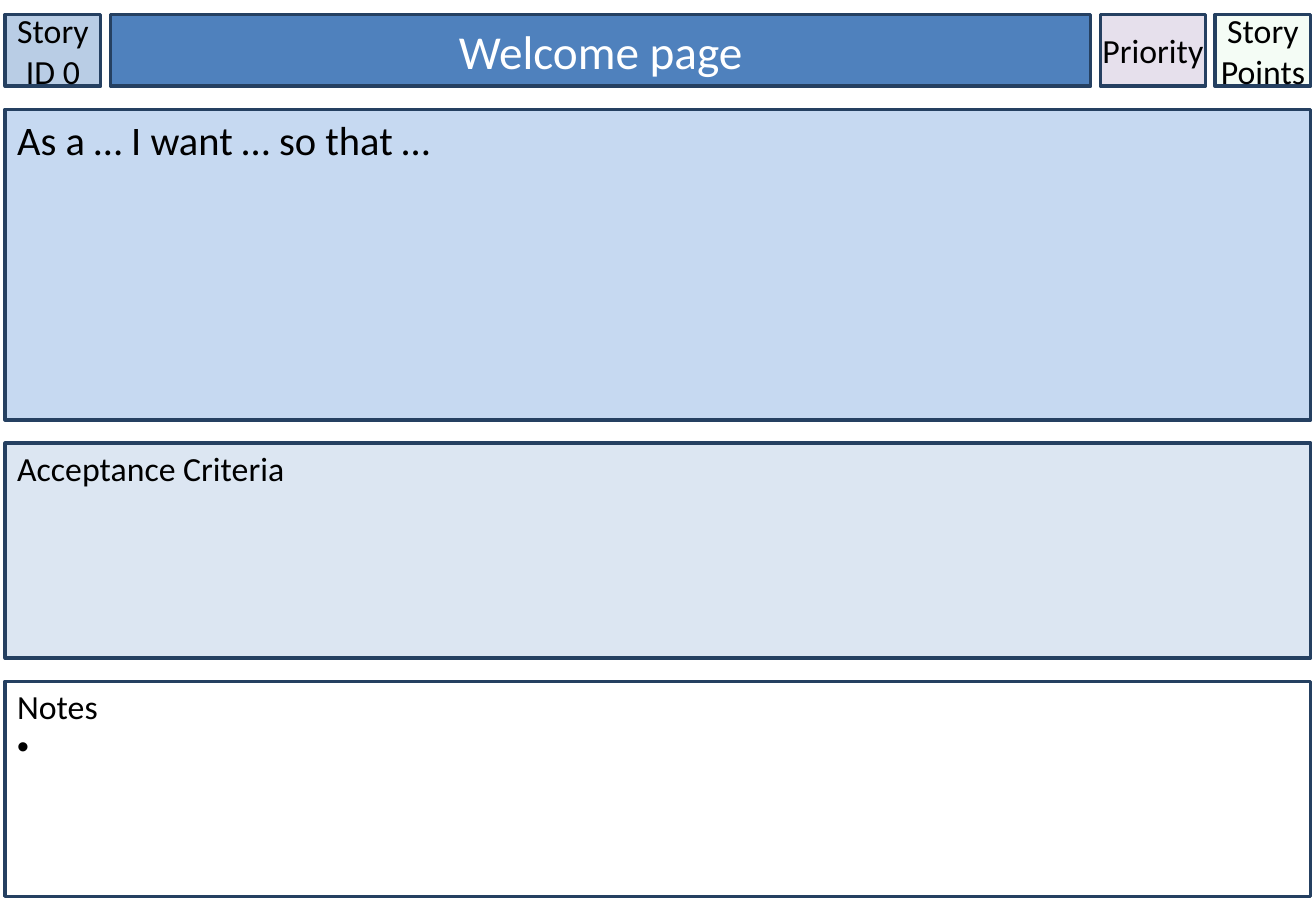
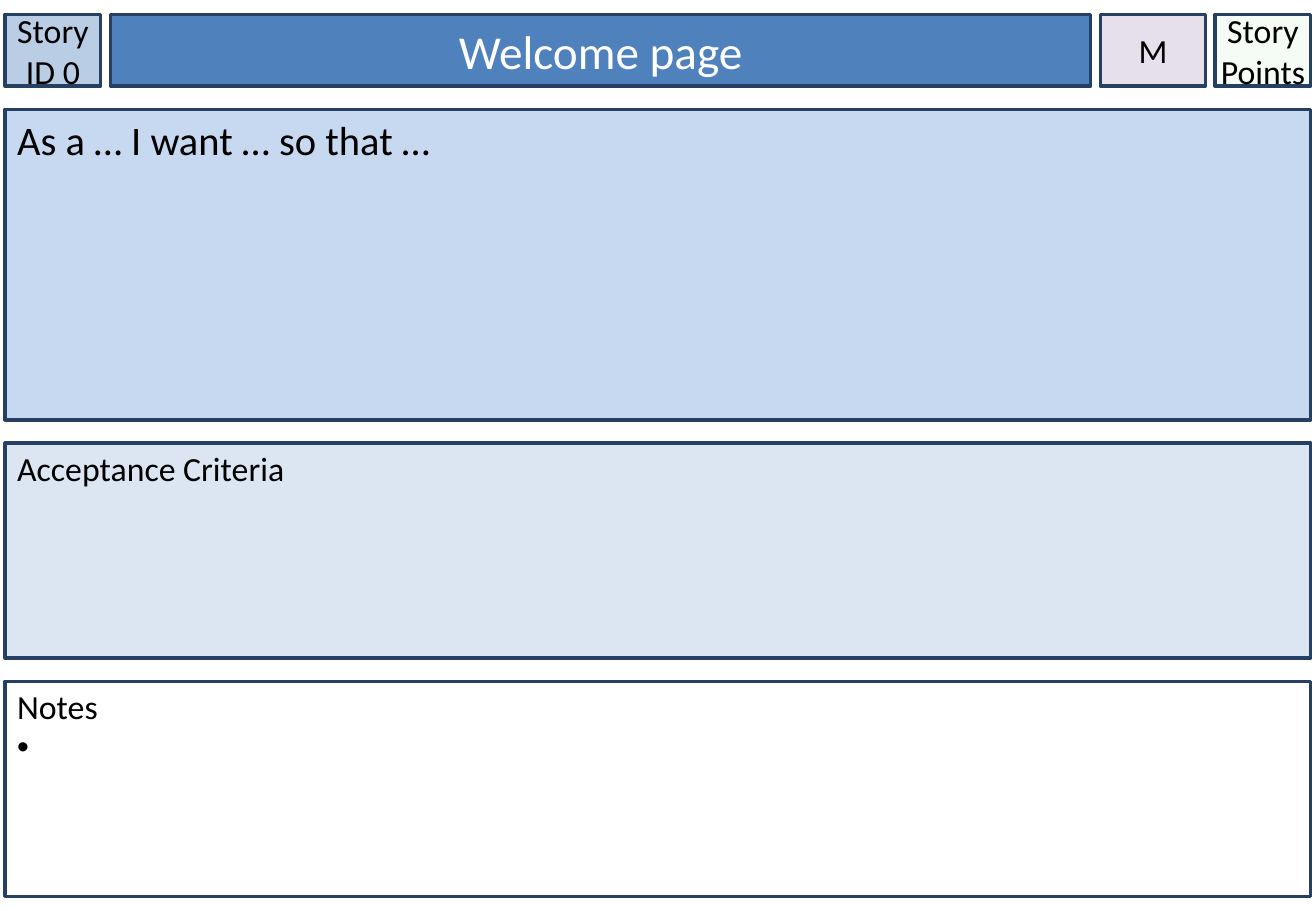
Before and after one commit to douglas-kumar/ifb299, a slide deck: slide 2 of User Stories/Story Cards - Luke.pptx. Drawn at 1316x911 pixels with LibreOffice and Linux fonts; fonts in the diff are those of the drawing. Boxes give left, top, right and bottom in pixels: in the first picture for what was removed or moved away, otherwise in the second. Text is boxed around its words. In the diff, an @@ line names an element or a change of style, - is before the commit and + after.

```diff
--- a/User Stories/Story Cards - Luke.pptx
+++ b/User Stories/Story Cards - Luke.pptx
@@ text in rectangle at (1139,41,1168,63): text changed @@
-Priority
+M
```
Also in this commit, not shown: 5 other slides changed, 2 slides added.
